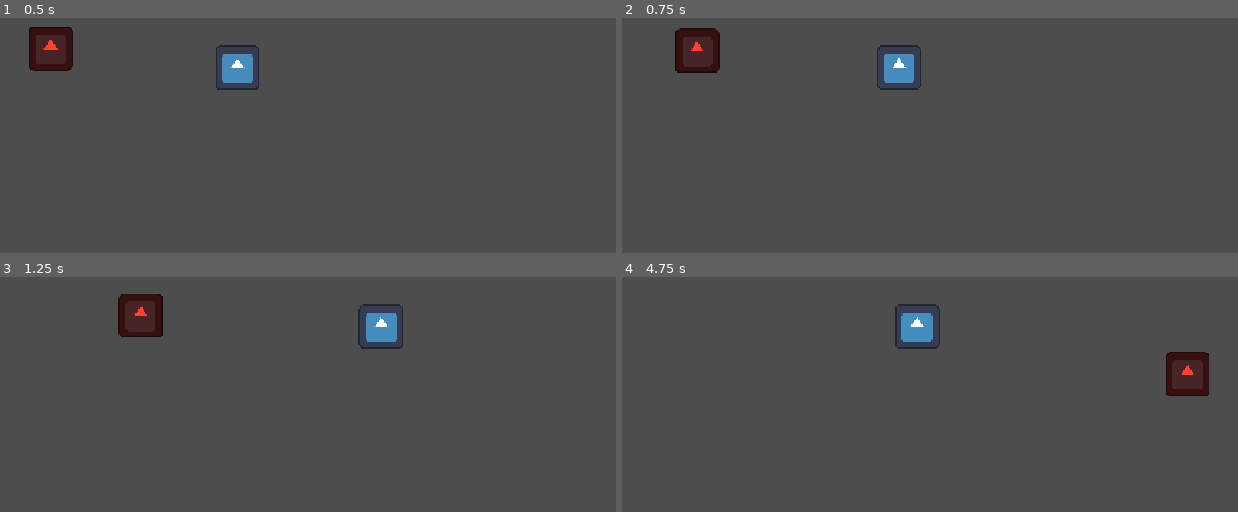
Above: before the commit, frames 1-4 (two rows, left to right).
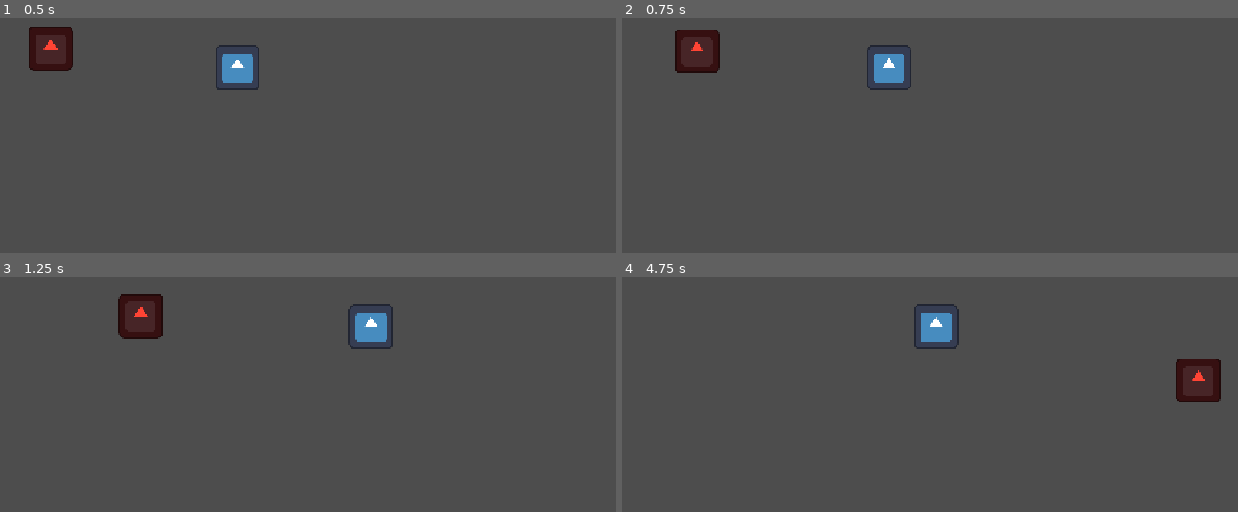
Above: after the commit, the same moments.

Repository: zt1ier/bullet-heuh
Game: Godot game, scene res://main.tscn
Two runs of this game, one before a commit and one after it. Both use one fixed random seed, a clock stepped at 60 frames per second and the inputs below. The engine's default icon, where the game draws it, is replaced by a stand-in: a white triangle on a blue panel in a dark square.
Inputs (mouse positions are in pixels of both pictures, inside the frame that each line leads up to):
- Up to frame 1 (0.5 s): no input
- Up to frame 2 (0.75 s): move the mouse to (1034, 48) at 0.52 s; hold D (move_right) from 0.53 s (still down); hold Space (attack) from 0.53 s (still down)
- Up to frame 3 (1.25 s): keep holding D (move_right); keep holding Space (attack)
- Up to frame 4 (4.75 s): move the mouse to (695, 352) at 1.27 s; release D (move_right) at 1.28 s; release Space (attack) at 1.28 s; hold S (move_down) 1.28-2.03 s; tap Space (attack) at 1.35, 2.85, 4.35 s; move the mouse to (outside the picture) at 2.02 s; hold D (move_right) 2.03-2.78 s; hold Space (attack) 2.03-2.78 s; move the mouse to (819, 418) at 2.77 s; hold W (move_up) 2.78-3.53 s; move the mouse to (1096, 396) at 3.52 s; hold Space (attack) 3.53-4.28 s; hold A (move_left) from 3.53 s (still down); move the mouse to (outside the picture) at 4.27 s

Frame 1 is identical in both runs. In frame 2, 0.7% of the frame differs, in the area x 9-49%, y 4-31%; in frame 3, 0.7%; in frame 4, 2.1%, in the area x 44-98%, y 11-54%.

Commit message:
So all I had to do was use move_toward instead of lerp

Diff:
--- a/bullet-what/entities/entity.gd
+++ b/bullet-what/entities/entity.gd
@@ -20,7 +20,7 @@
 
 # --- MOVEMENT ---
 @export var movement_speed: float = 300.0
-@export var friction: float = 100.0
+@export var friction: float = 50.0
 
 
 # --- DAMAGE REFERENCE (for Hitbox and Hurtbox) ---
--- a/bullet-what/entities/player/player.gd
+++ b/bullet-what/entities/player/player.gd
@@ -53,11 +53,11 @@
 
 
 func _process_idle(direction: Vector2, delta: float) -> void:
-	velocity = lerp(direction, Vector2.ZERO, delta)
+	velocity = velocity.move_toward(Vector2.ZERO, friction)
 
 
 func _process_moving(direction: Vector2, delta: float) -> void:
-	velocity = velocity.lerp(direction * run_speed, delta * friction)
+	velocity = velocity.move_toward(direction * run_speed, friction)
 
 
 func _process_attacking() -> void:
@@ -66,7 +66,7 @@
 
 
 func _process_attacking_while_moving(direction: Vector2, delta: float) -> void:
-	velocity = velocity.lerp(direction * run_speed, delta * friction)
+	velocity = velocity.move_toward(direction * walk_speed, friction)
 
 	if time_since_attack >= fire_rate:
 		_attack()
